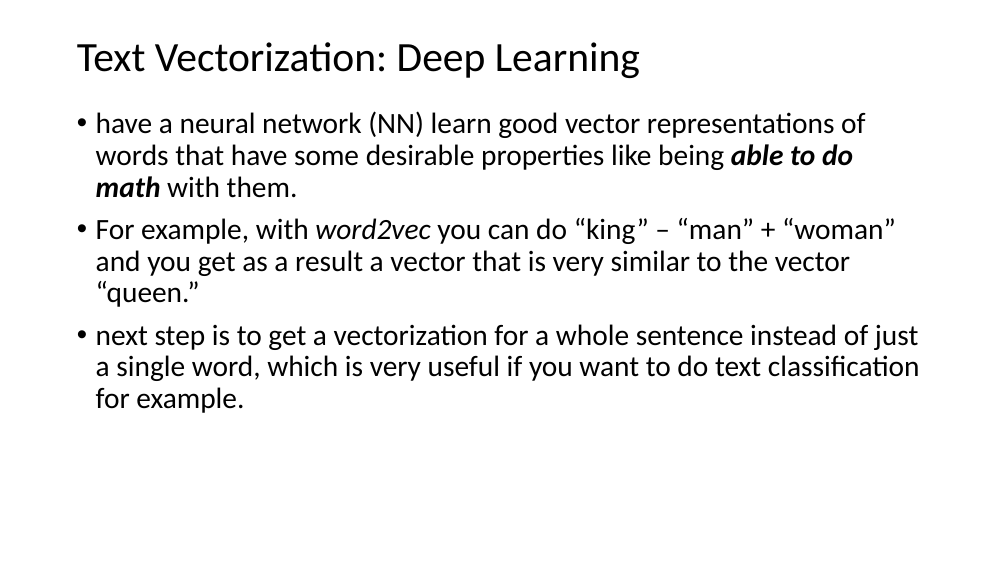
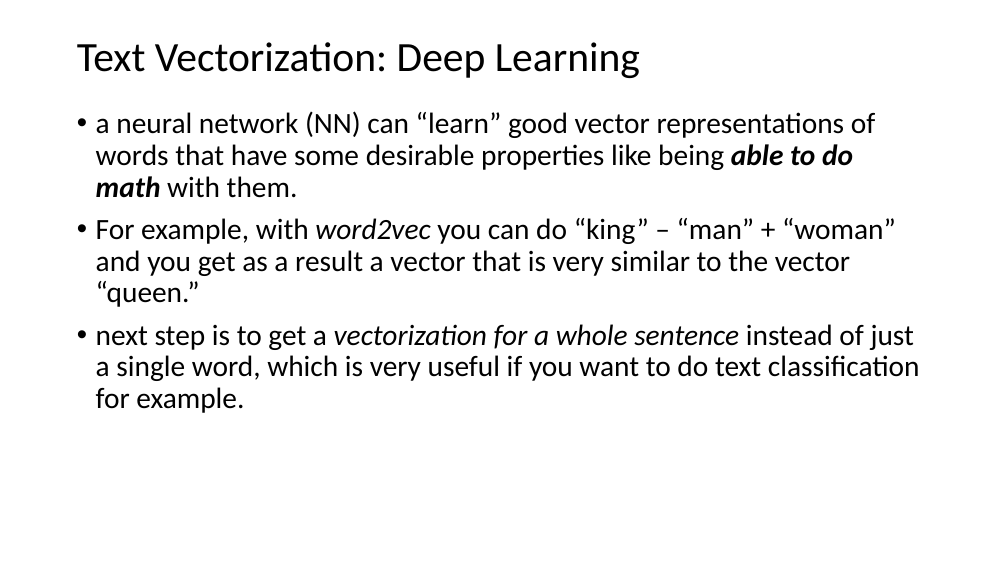
Before and after one commit to antongeorgescu/machine-learning-documentation, a slide deck: slide 10 of Natural Language Processing - Presentation.pptx. Drawn at 1008x567 pixels with LibreOffice and Linux fonts; fonts in the diff are those of the drawing. Boxes give left, top, right and bottom in pixels: in the first picture for what was removed or moved away, otherwise in the second. Text is boxed around its words. In the diff, an @@ line names an element or a change of style, - is before the commit and + after.

```diff
--- a/Natural Language Processing - Presentation.pptx
+++ b/Natural Language Processing - Presentation.pptx
@@ text at [96, 111, 875, 198]: text changed @@
-• have a neural network (NN) learn good vector representations of words that have some desirable properties like being able to do math with them.
+• a neural network (NN) can “learn” good vector representations of words that have some desirable properties like being able to do math with them.
@@ text at [96, 324, 920, 413]: italic on in "vectorization for a whole sentence" @@
```
Also in this commit, not shown: 3 other slides changed, 1 slide added.
